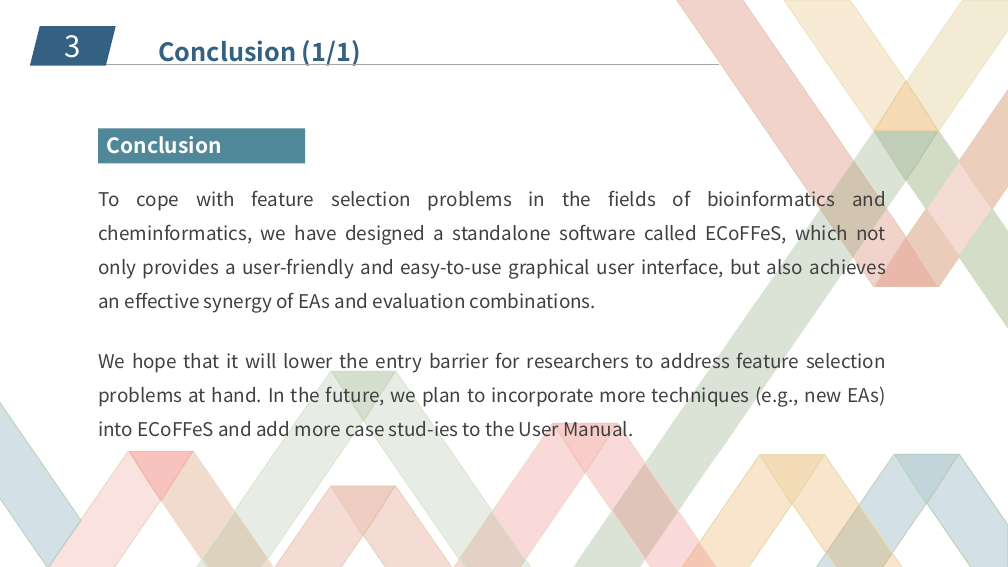
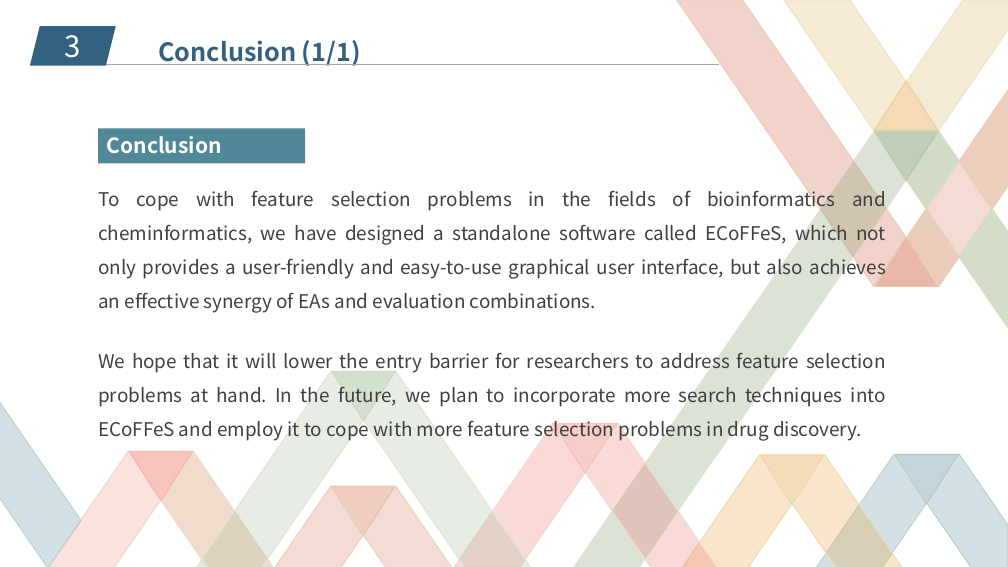
Before and after one commit to JiaweiHuang/ECoFFeS, a slide deck: slide 17 of Others/PPT/ECoFFeS.pptx. Drawn at 1008x567 pixels with LibreOffice and Linux fonts; fonts in the diff are those of the drawing; background and template pictures are left out. Boxes give left, top, right and bottom in pixels: in the first picture for what was removed or moved away, otherwise in the second. Text is boxed around its words. In the diff, an @@ line names an element or a change of style, - is before the commit and + after.

```diff
--- a/Others/PPT/ECoFFeS.pptx
+++ b/Others/PPT/ECoFFeS.pptx
@@ text at (98,348,886,441): text changed @@
-We hope that it will lower the entry barrier for researchers to address feature selection problems at hand. In the future, we plan to incorporate more techniques (e.g., new EAs) into ECoFFeS and add more case stud-ies to the User Manual.
+We hope that it will lower the entry barrier for researchers to address feature selection problems at hand. In the future, we plan to incorporate more search techniques into ECoFFeS and employ it to cope with more feature selection problems in drug discovery.
```
Also in this commit, not shown: 7 other slides changed, 1 other file.
